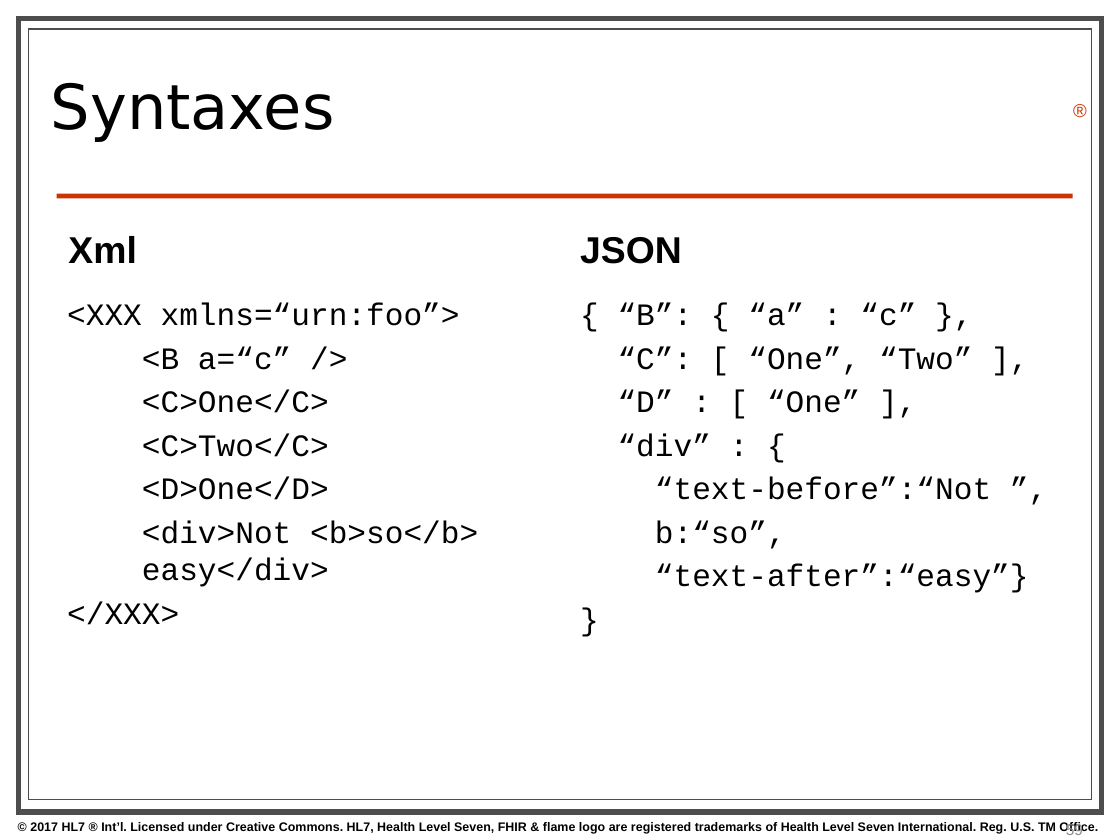
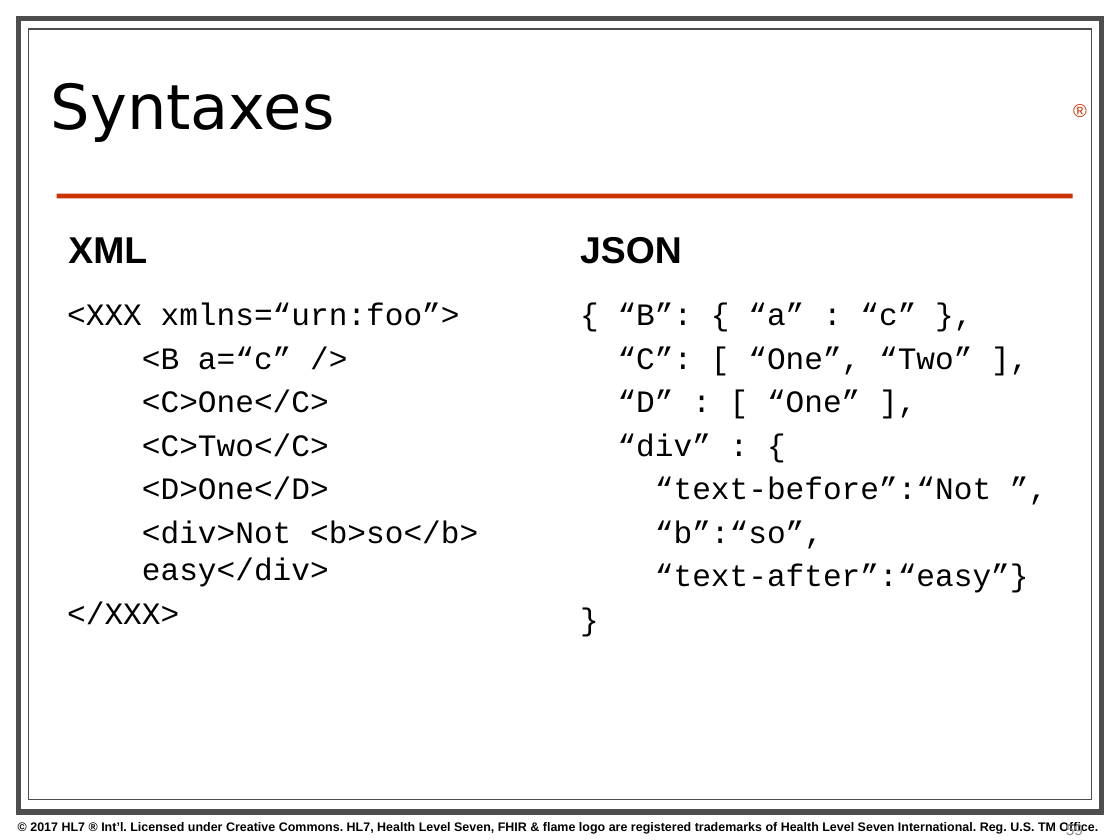
Before and after one commit to FHIR/documents, a slide deck: slide 59 of presentations/2017-09 Webinars/FHIR for Architects.pptx. Drawn at 1120x840 pixels with LibreOffice and Linux fonts; fonts in the diff are those of the drawing; background and template pictures are left out. Boxes give left, top, right and bottom in pixels: in the first picture for what was removed or moved away, otherwise in the second. Text is boxed around its words. In the diff, an @@ line names an element or a change of style, - is before the commit and + after.

```diff
--- a/presentations/2017-09 Webinars/FHIR for Architects.pptx
+++ b/presentations/2017-09 Webinars/FHIR for Architects.pptx
@@ text at bbox=[68, 237, 147, 263]: text changed @@
-Xml
+XML
@@ text at bbox=[655, 520, 823, 549]: text changed @@
-b:“so”,
+“b”:“so”,
```
Also in this commit, not shown: 1 slide added, 2 other files.
